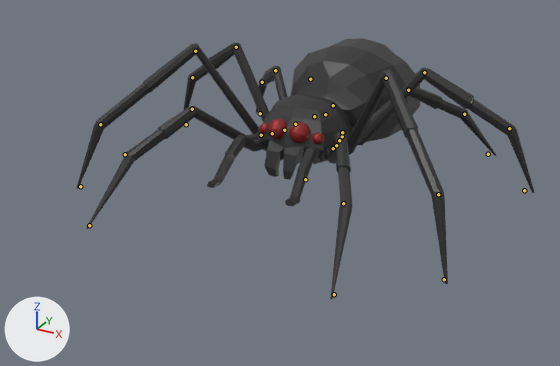
A saved change to the glTF model assets/models/fast.glb.
Rendered twice from a camera (50 mm lens) standing at (4.6, -9.12, 4.42) and looking at (0.08, -0.9, 0.31). Every picture has the same lights, and +X, +Y and +Z are marked at lower left. The picture after the commit comes second. The bones that change, and the others that lie on the model, are drawn over the model as lines.
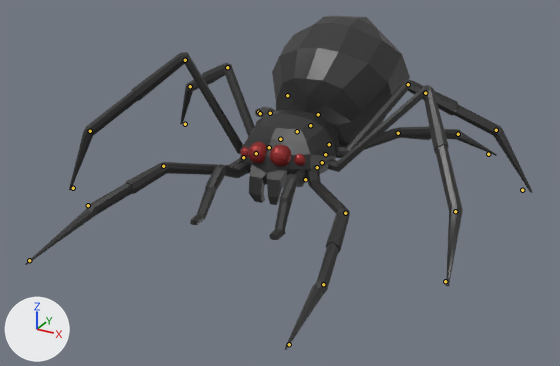
The newer file adds an action. The first version stands in its rest pose; the second is drawn at frame 10 of the action 'attack'.

Changed parts and their boxes (x1, y1, x2, y2) in the pictures (560 x 366 px):
'Cube', posed (11% wider, 28% taller): before (77, 38, 535, 299); after (25, 16, 533, 350)
bone 'Body', root to tip: before (310, 79) to (310, 78); after (287, 95) to (287, 95)
bone 'FrontLeg.L', root to tip: before (333, 148) to (333, 148); after (317, 167) to (317, 168)
bone 'FrontLeg2.L', root to tip: before (342, 136) to (342, 137); after (345, 213) to (345, 213)
bone 'FrontLeg3.L', root to tip: before (343, 203) to (343, 204); after (323, 284) to (323, 285)
bone 'MidFrontLeg.L', root to tip: before (336, 145) to (337, 145); after (322, 162) to (323, 161)
bone 'MidFrontLeg2.L', root to tip: before (386, 78) to (386, 79); after (425, 93) to (425, 94)
bone 'BackLeg.L', root to tip: before (342, 132) to (343, 132); after (329, 144) to (329, 144)
bone 'BackLeg2.L', root to tip: before (408, 90) to (409, 90); after (398, 133) to (398, 133)
bone 'MidBackLeg.L', root to tip: before (339, 140) to (340, 140); after (325, 154) to (326, 154)
bone 'MidBackLeg2.L', root to tip: before (424, 72) to (425, 73); after (408, 84) to (409, 85)
bone 'FrontLeg.R', root to tip: before (261, 135) to (260, 134); after (243, 157) to (243, 157)
bone 'FrontLeg2.R', root to tip: before (192, 109) to (191, 109); after (163, 166) to (162, 166)
bone 'MidFrontLeg.R', root to tip: before (272, 133) to (271, 132); after (256, 153) to (255, 153)
bone 'MidFrontLeg2.R', root to tip: before (195, 51) to (194, 51); after (185, 60) to (184, 60)
bone 'BackLeg.R', root to tip: before (295, 124) to (295, 123); after (280, 139) to (280, 139)
bone 'BackLeg2.R', root to tip: before (275, 70) to (275, 70); after (270, 113) to (270, 113)
bone 'MidBackLeg.R', root to tip: before (284, 130) to (284, 129); after (269, 147) to (268, 147)
bone 'MidBackLeg2.R', root to tip: before (236, 47) to (235, 47); after (227, 67) to (227, 67)
bone 'Abdomen', root to tip: before (333, 105) to (333, 105); after (318, 114) to (318, 114)
bone 'FrontFoot.L', root to tip: before (334, 294) to (334, 295); after (289, 344) to (288, 345)
bone 'MidFrontFoot.L', root to tip: before (444, 279) to (444, 280); after (445, 281) to (446, 282)
bone 'FrontFoot2.R', root to tip: before (89, 225) to (89, 226); after (29, 260) to (28, 261)
bone 'MidFrontFoot.R', root to tip: before (80, 186) to (79, 186); after (73, 188) to (72, 188)
bone 'MidBackFoot.R', root to tip: before (186, 124) to (186, 124); after (185, 124) to (184, 124)

The change in detail:
Bone 'Body' (bone_body) moves from (0.0, 0.0, 0.0) to (0.0, -0.0005, 0.0067).
Bone 'Body' (bone_body) turns from (0, 0, 0) to (7, -1, 4) degrees about its own x, y and z.
Bone 'FrontLeg.L' (bone_frontleg_l) turns from (0, 0, 0) to (29, -29, -36) degrees about its own x, y and z.
Bone 'FrontLeg2.L' (bone_frontleg2_l) turns from (0, 0, 0) to (-18, 2, 13) degrees about its own x, y and z.
Bone 'FrontLeg3.L' (bone_frontleg3_l) turns from (0, 0, 0) to (-34, 0, 0) degrees about its own x, y and z.
Bone 'MidFrontLeg.L' (bone_midfrontleg_l) turns from (0, 0, 0) to (-22, 7, -49) degrees about its own x, y and z.
Bone 'MidFrontLeg2.L' (bone_midfrontleg2_l) turns from (0, 0, 0) to (16, -4, 26) degrees about its own x, y and z.
Bone 'BackLeg.L' (bone_backleg_l) turns from (0, 0, 0) to (-8, -4, -39) degrees about its own x, y and z.
Bone 'BackLeg2.L' (bone_backleg2_l) turns from (0, 0, 0) to (-25, -9, -38) degrees about its own x, y and z.
Bone 'MidBackLeg.L' (bone_midbackleg_l) turns from (0, 0, 0) to (-28, -24, -13) degrees about its own x, y and z.
Bone 'MidBackLeg2.L' (bone_midbackleg2_l) turns from (0, 0, 0) to (0, 0, -13) degrees about its own x, y and z.
Bone 'FrontLeg.R' (bone_frontleg_r) turns from (0, 0, 0) to (13, 8, 4) degrees about its own x, y and z.
Bone 'FrontLeg2.R' (bone_frontleg2_r) turns from (0, 0, 0) to (-22, 4, 19) degrees about its own x, y and z.
Bone 'MidFrontLeg.R' (bone_midfrontleg_r) turns from (0, 0, 0) to (-9, -8, -9) degrees about its own x, y and z.
Bone 'MidFrontLeg2.R' (bone_midfrontleg2_r) turns from (0, 0, 0) to (2, 0, -6) degrees about its own x, y and z.
Bone 'BackLeg.R' (bone_backleg_r) turns from (0, 0, 0) to (-18, 6, -31) degrees about its own x, y and z.
Bone 'BackLeg2.R' (bone_backleg2_r) turns from (0, 0, 0) to (16, 5, -34) degrees about its own x, y and z.
Bone 'MidBackLeg.R' (bone_midbackleg_r) turns from (0, 0, 0) to (-10, 1, -12) degrees about its own x, y and z.
Bone 'MidBackLeg2.R' (bone_midbackleg2_r) turns from (0, 0, 0) to (13, 1, -6) degrees about its own x, y and z.
Bone 'Abdomen' (bone_abdomen) turns from (0, 0, 0) to (23, 0, -2) degrees about its own x, y and z.
Bone 'FrontFoot.L' (bone_frontfoot_l) moves from (0.0, 0.0, 0.0) to (0.0021, 0.0099, 0.0006).
Bone 'MidFrontFoot.L' (bone_midfrontfoot_l) moves from (0.0, 0.0, 0.0) to (0.0, 0.0004, 0.0).
Bone 'FrontFoot2.R' (bone_frontfoot2_r) moves from (0.0, 0.0, 0.0) to (-0.0021, 0.0099, 0.0006).
Bone 'MidFrontFoot.R' (bone_midfrontfoot_r) moves from (0.0, 0.0, 0.0) to (0.0, 0.001, 0.0).
Bone 'MidBackFoot.R' (bone_midbackfoot_r) moves from (0.0, 0.0, 0.0) to (0.0, 0.0004, 0.0).
